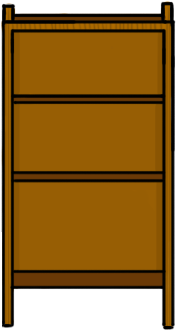
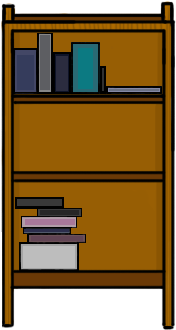
Comparing the layer stacks of the two 176 × 330 images. Changes:
added layer "图层 11" above "图层 12" over box(15, 197, 86, 271)
added layer "图层 8" above "图层 7" over box(106, 86, 163, 94)
added layer "图层 7" above "图层 6" over box(100, 65, 106, 95)
added layer "图层 6" above "图层 5" over box(71, 42, 101, 95)
added layer "图层 5" above "图层 4" over box(52, 52, 72, 94)
added layer "图层 4" above "图层 3" over box(36, 33, 53, 94)
added layer "图层 3" above "图层 2" over box(13, 48, 38, 94)
